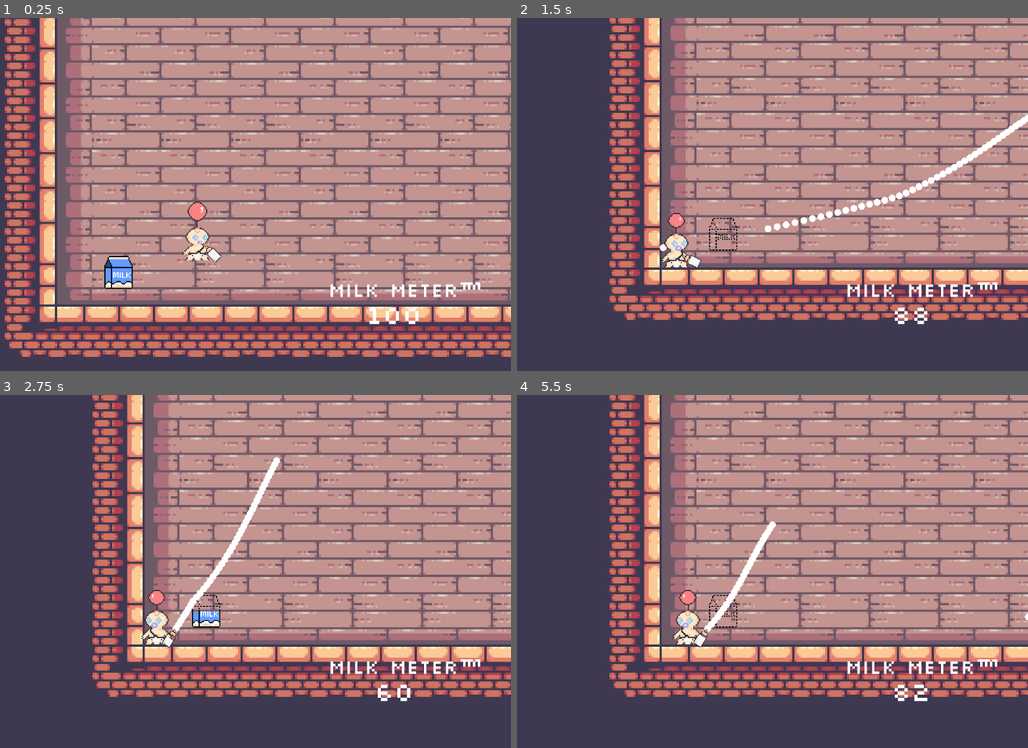
Above: before the commit, frames 1-4 (two rows, left to right).
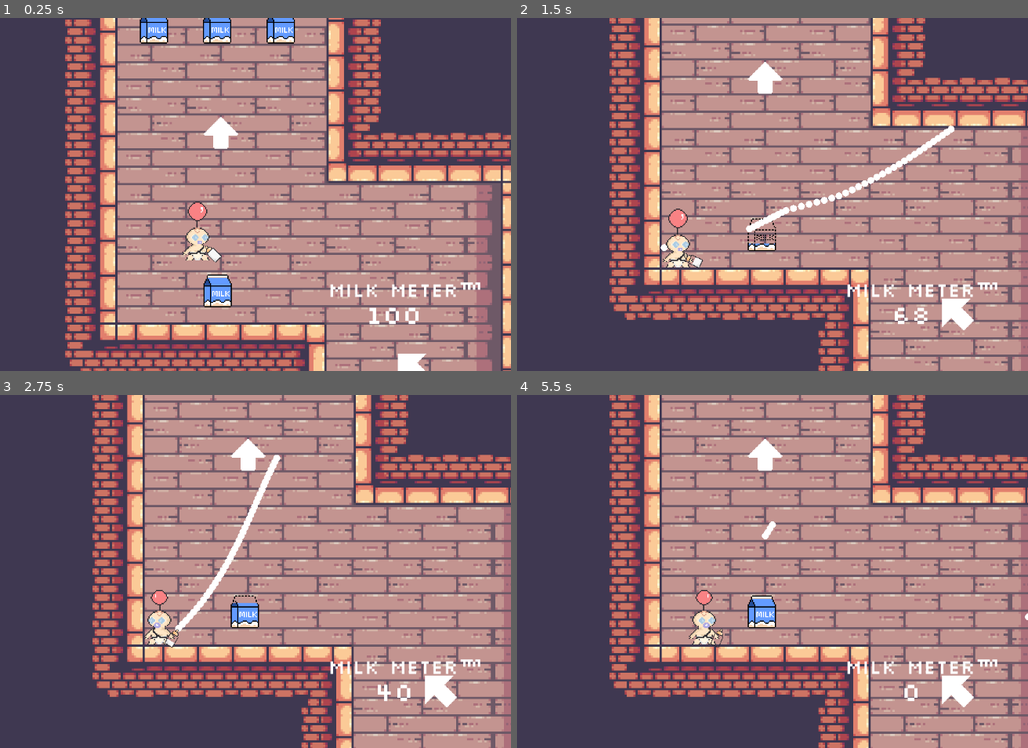
Above: after the commit, the same moments.

Repository: duncwilliams/trust-fund-baby
Game: Godot game, scene res://scenes/main.tscn
Two runs of this game, one before a commit and one after it. Both use one fixed random seed, a clock stepped at 60 frames per second and the inputs below.
Inputs (mouse positions are in pixels of both pictures, inside the frame that each line leads up to):
- Up to frame 1 (0.25 s): no input
- Up to frame 2 (1.5 s): move the mouse to (854, 176) at 0.52 s; press the mouse at (854, 176) at 0.53 s; move the mouse to (588, 212) at 1.27 s; release the mouse at (588, 212) at 1.28 s; click (588, 212) at 1.35 s
- Up to frame 3 (2.75 s): move the mouse to (260, 493) at 2.02 s; press the mouse at (260, 493) at 2.03 s
- Up to frame 4 (5.5 s): move the mouse to (685, 642) at 2.77 s; release the mouse at (685, 642) at 2.78 s; click (685, 642) at 2.85 s; move the mouse to (900, 624) at 3.52 s; press the mouse at (900, 624) at 3.53 s; move the mouse to (527, 518) at 4.27 s; release the mouse at (527, 518) at 4.28 s; click (527, 518) at 4.35 s; move the mouse to (746, 571) at 5.02 s; press the mouse at (746, 571) at 5.03 s

The runs differ from the first frame. In frame 1, 64% of the frame differs, in the area x 0-100%, y 0-100%; in frame 2, 32%; in frame 3, 31%; in frame 4, 32%.

Commit message:
enemy spawn system and speed and gravity tweaks

Diff:
--- a/scenes/hud.tscn
+++ b/scenes/hud.tscn
@@ -78,3 +78,5 @@
 
 [node name="DialogueController" parent="." unique_id=1229814285 instance=ExtResource("2_oo0fn")]
 unique_name_in_owner = true
+
+[connection signal="dialogue_finished" from="DialogueController" to="." method="_on_dialogue_controller_dialogue_finished"]
--- a/scenes/main.tscn
+++ b/scenes/main.tscn
@@ -8,6 +8,7 @@
 
 [node name="Main" type="Node2D" unique_id=246328731]
 script = ExtResource("1_jyhfs")
+second_floor_enemy_scene = ExtResource("5_tefeu")
 
 [node name="CanvasLayer" type="CanvasLayer" parent="." unique_id=75541172]
 layer = -100
@@ -34,7 +35,7 @@
 
 [node name="Baby" parent="." unique_id=1502936678 instance=ExtResource("1_o5qli")]
 unique_name_in_owner = true
-position = Vector2(258, 370)
+position = Vector2(1363, -2415)
 
 [node name="Camera2D" type="Camera2D" parent="Baby" unique_id=1711883797]
 offset = Vector2(0, -60)
@@ -52,9 +53,10 @@
 visible = false
 position = Vector2(382, 345)
 
-[node name="Enemy" parent="." unique_id=1988915028 node_paths=PackedStringArray("baby") instance=ExtResource("5_tefeu")]
-position = Vector2(708, -3528)
-baby = NodePath("../Baby")
+[node name="SecondFloorEnemySpawnPoint" type="Marker2D" parent="." unique_id=1066116042]
+unique_name_in_owner = true
+position = Vector2(963, -3580)
 
 [connection signal="arrived_at_second_floor" from="Map" to="." method="_on_map_arrived_at_second_floor"]
 [connection signal="milk_amount_changed" from="Baby" to="Hud" method="_on_baby_milk_amount_changed"]
+[connection signal="dialogue_finished" from="Hud" to="." method="_on_hud_dialogue_finished"]
--- a/scenes/map.tscn
+++ b/scenes/map.tscn
@@ -994,6 +994,12 @@
 [node name="Carton8" parent="Cartons" unique_id=211967417 instance=ExtResource("2_paxxb")]
 position = Vector2(1516, -2784)
 
+[node name="Carton9" parent="Cartons" unique_id=1909159537 instance=ExtResource("2_paxxb")]
+position = Vector2(703, -3452)
+
+[node name="Carton10" parent="Cartons" unique_id=1321947780 instance=ExtResource("2_paxxb")]
+position = Vector2(2121, -3451)
+
 [node name="Arrows" type="Node2D" parent="." unique_id=823208113]
 
 [node name="DiagonalArrow" type="Sprite2D" parent="Arrows" unique_id=1084429190]
--- a/scripts/dialogue_controller.gd
+++ b/scripts/dialogue_controller.gd
@@ -1,4 +1,6 @@
 extends Control
+
+signal dialogue_finished(dialogue_title: String)
 
 @onready var dialogue_text_label: RichTextLabel = %DialogueTextLabel
 # hoping to make this scene and script work with multiple different dialogue lines sets if possible later
@@ -8,6 +10,7 @@
 	"probably don't even know 1 + 1 for that matter",
 	"I'm gonna beat your ass and steal your fortune"
 ]
+var current_dialogue_title: String = ""
 var current_lines: Array[String] = []
 var line_index: int = 0
 var still_typing: bool = false
@@ -18,6 +21,7 @@
 	print("playing second floor dialogue")
 	get_tree().paused = true
 	line_index = 0
+	current_dialogue_title = "second floor"
 	current_lines = second_floor_lines
 	display_next_line(line_index)
 
@@ -40,3 +44,5 @@
 		else:
 			get_tree().paused = false
 			visible = false
+			if current_dialogue_title == "second floor":
+				dialogue_finished.emit(current_dialogue_title)
--- a/scripts/enemy.gd
+++ b/scripts/enemy.gd
@@ -1,9 +1,7 @@
 extends CharacterBody2D
 
-
-@export var baby: Node2D
-var speed: float = 20.0
-
+@onready var baby: Node2D = get_tree().get_first_node_in_group("baby")
+var speed: float = 5.0
 
 
 func _physics_process(delta: float) -> void:
@@ -20,9 +18,6 @@
 	if not is_on_floor():
 		velocity += get_gravity() * delta
 
-	var distance := global_position.distance_squared_to(baby.global_position)
-	print("baby is ", distance, " away from enemy")
-
 	var direction := global_position.direction_to(baby.global_position)
-	velocity = direction * speed
-	#move_and_slide()
+	velocity += direction * speed
+	move_and_slide()
--- a/scripts/hud.gd
+++ b/scripts/hud.gd
@@ -1,4 +1,6 @@
 extends CanvasLayer
+
+signal dialogue_finished(dialogue_title: String)
 
 var restart_prompt_delay: int = 3
 # backup milk counter purely for making sure restart prompt doesn't display after player collected a carton
@@ -18,3 +20,7 @@
 			$RestartPrompt.visible = true
 	else:
 		$RestartPrompt.visible = false
+
+
+func _on_dialogue_controller_dialogue_finished(dialogue_title: String) -> void:
+		dialogue_finished.emit(dialogue_title)
--- a/scripts/main.gd
+++ b/scripts/main.gd
@@ -1,4 +1,6 @@
 extends Node2D
+
+@export var second_floor_enemy_scene: PackedScene
 
 
 func _process(delta: float) -> void:
@@ -6,8 +8,19 @@
 		get_tree().reload_current_scene()
 
 
+func spawn_second_floor_enemy() -> void:
+	var enemy = second_floor_enemy_scene.instantiate()
+	get_tree().current_scene.add_child(enemy)
+	enemy.global_position = %SecondFloorEnemySpawnPoint.global_position
+
+
 func _on_map_arrived_at_second_floor() -> void:
 	$Baby.empty_bottle()
 	await get_tree().create_timer(2.0).timeout
 	$Hud.play_second_floor_dialogue()
 	$Baby.refill_bottle()
+
+
+func _on_hud_dialogue_finished(dialogue_title: String) -> void:
+	if dialogue_title == "second floor":
+		spawn_second_floor_enemy()
